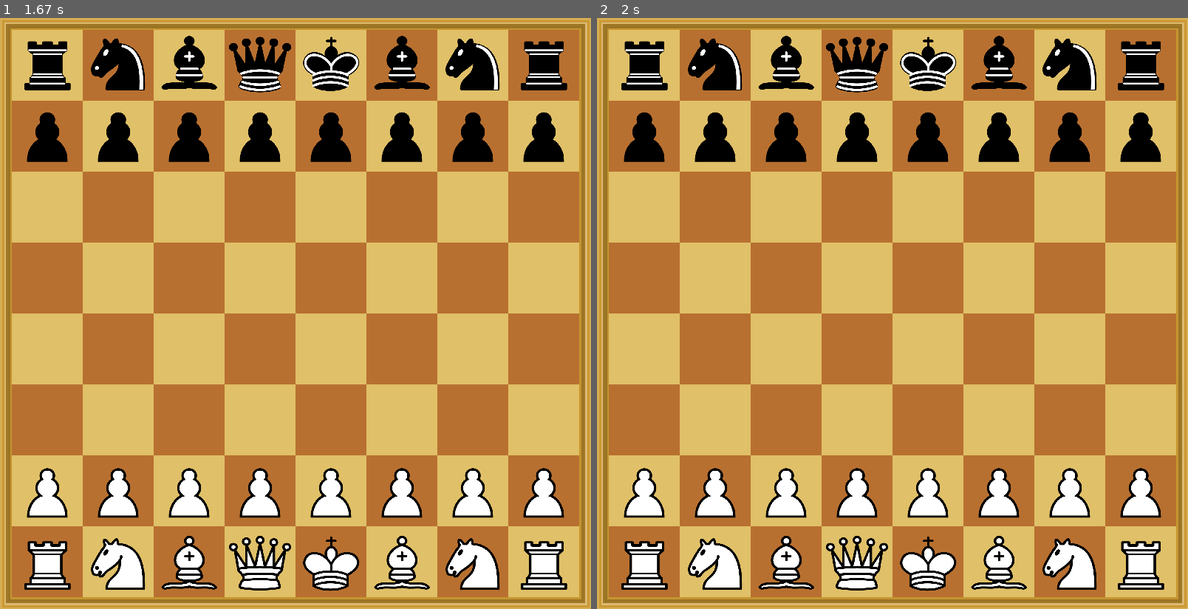
Above: before the commit, frames 1-2 (left to right).
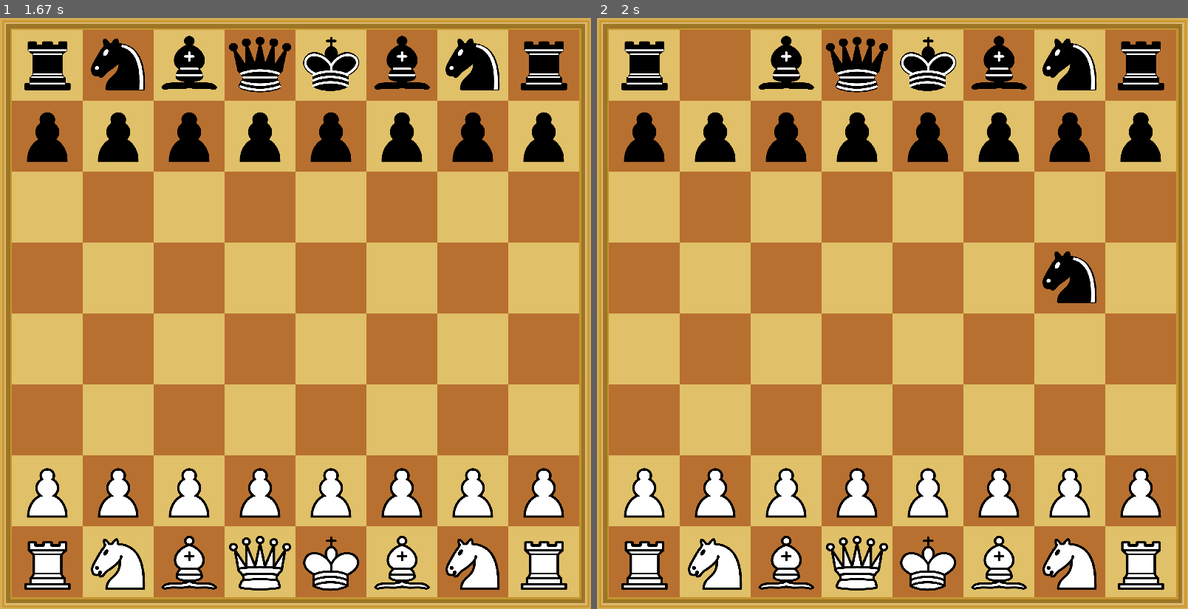
Above: after the commit, the same moments.

Repository: Asi4nn/Pygame-Chess
Game: pygame game, started from main.py
Two runs of this game, one before a commit and one after it. Both use one fixed random seed, a clock stepped at 60 frames per second and the inputs below.
Inputs (mouse positions are in pixels of both pictures, inside the frame that each line leads up to):
- Up to frame 1 (1.67 s): press the mouse at (295, 354) at 0.37 s; move the mouse to (224, 337) at 0.47 s; release the mouse at (153, 319) at 0.6 s; click (384, 106) at 0.72 s; click (141, 94) at 1.05 s; press the mouse at (141, 94) at 1.37 s; move the mouse to (330, 313) at 1.47 s; release the mouse at (520, 538) at 1.6 s
- Up to frame 2 (2 s): press the mouse at (738, 94) at 1.7 s; move the mouse to (892, 177) at 1.8 s; release the mouse at (1046, 260) at 1.93 s

Frame 1 is identical in both runs. In frame 2, 1.1% of the frame differs, in the area x 15-85%, y 3-49%.

Commit message:
found legal moves for pawns and bishops

Diff:
--- a/main.py
+++ b/main.py
@@ -2,7 +2,10 @@
 
 import pygame
 from pieces import Piece
+pygame.mixer.pre_init(22050, -16, 2, 1024)
 pygame.init()
+pygame.mixer.quit()
+pygame.mixer.init(22050, -16, 2, 1024)
 
 WIDTH = 800
 HEIGHT = 800
@@ -14,11 +17,19 @@
 board = pygame.image.load("Board.png")
 pieces = pygame.image.load("Pieces.png") # spritesheet of all pieces
 
-# square names matched to their cords
-squares = {}
+# sounds
+move = pygame.mixer.Sound("Move.wav")
+capture = pygame.mixer.Sound("Capture.wav")
+
+
+
+squares = {} # square names matched to their cords
+occupied = {}
 for i in range(1, 9):
     for j, file in enumerate(['a', 'b', 'c', 'd', 'e', 'f', 'g', 'h']):
         squares[file + str(i)] = (16 + 96*j, 800 - 16 - 96*i)
+        # rows 1, 2, 7, and 8 are occupied at the beginning
+        occupied[file + str(i)] = None
 
 
 def setup():
@@ -43,53 +54,55 @@
 
     # bishops
     piece_list.append(Piece("Bishop", "White", 'c1'))
+    occupied['c1'] = piece_list[-1]
     piece_list.append(Piece("Bishop", "White", 'f1'))
+    occupied['f1'] = piece_list[-1]
 
     piece_list.append(Piece("Bishop", "Black", 'c8'))
+    occupied['c8'] = piece_list[-1]
     piece_list.append(Piece("Bishop", "Black", 'f8'))
+    occupied['f8'] = piece_list[-1]
 
     # knights
     piece_list.append(Piece("Knight", "White", 'b1'))
+    occupied['b1'] = piece_list[-1]
     piece_list.append(Piece("Knight", "White", 'g1'))
+    occupied['g1'] = piece_list[-1]
 
     piece_list.append(Piece("Knight", "Black", 'b8'))
+    occupied['b8'] = piece_list[-1]
     piece_list.append(Piece("Knight", "Black", 'g8'))
+    occupied['g8'] = piece_list[-1]
 
     # rooks
     piece_list.append(Piece("Rook", "White", 'a1'))
+    occupied['a1'] = piece_list[-1]
     piece_list.append(Piece("Rook", "White", 'h1'))
+    occupied['h1'] = piece_list[-1]
 
     piece_list.append(Piece("Rook", "Black", 'a8'))
+    occupied['a8'] = piece_list[-1]
     piece_list.append(Piece("Rook", "Black", 'h8'))
+    occupied['h8'] = piece_list[-1]
 
     # queens and kings
     piece_list.append(Piece("Queen", "White", 'd1'))
+    occupied['d1'] = piece_list[-1]
     piece_list.append(Piece("Queen", "Black", 'd8'))
+    occupied['d8'] = piece_list[-1]
 
     piece_list.append(Piece("King", "White", 'e1'))
+    occupied['e1'] = piece_list[-1]
     piece_list.append(Piece("King", "Black", 'e8'))
+    occupied['e8'] = piece_list[-1]
 
     return piece_list
-
-
-def drawWindow(window, piece_list):
-    global board, pieces
-
-    # draw the board
-    board = pygame.transform.scale(board, (WIDTH, HEIGHT))
-    screen.blit(board, (0,0))
-
-    # draw pieces
-    for piece in piece_list:
-        piece.draw(screen)
-
-    pygame.display.update()
 
 
 def get_square(cords):
     '''
     Returns the square that is at the given cords
-    Note: clicking on the border returns None
+    Note: cords on the border returns None
     '''
     for cord in cords:
         if cord >= 784 or cord <= 16:
@@ -110,6 +123,20 @@
             break
 
     return col + row
+
+
+def drawWindow(window, piece_list):
+    global board, pieces
+
+    # draw the board
+    board = pygame.transform.scale(board, (WIDTH, HEIGHT))
+    screen.blit(board, (0,0))
+
+    # draw pieces
+    for piece in piece_list:
+        piece.draw(screen)
+
+    pygame.display.update()
 
 
 piece_list = setup()
@@ -138,10 +165,21 @@
                         piece.state = 'Lifted'
                         lifted_piece = piece
                         lifted_piece.cords = (pos[0] - 48, pos[1] - 48)
+                        print(lifted_piece.legal_moves(piece_list, occupied))
         elif event.type == pygame.MOUSEBUTTONUP:
-            if lifted_piece != None:
+            pos = pygame.mouse.get_pos()
+            sq = get_square(pos)
+            if lifted_piece != None and sq != None:
+                if sq != lifted_piece.position:
+                    move.play()
+                if occupied[sq] == None:
+                    occupied[lifted_piece.position] = None
+                    occupied[sq] = lifted_piece
+                    lifted_piece.position = sq
+                lifted_piece.state = 'Down'
+                lifted_piece = None
+            elif lifted_piece != None:
                 lifted_piece.state = 'Down'
                 lifted_piece = None
 
-
 pygame.quit()
--- a/pieces.py
+++ b/pieces.py
@@ -68,7 +68,7 @@
                 image = pygame.transform.scale(image, (96, 96)).convert_alpha()
                 self.image = image
         self.position = position
-        self.state = 'Down' # 'Down' or 'Lifted'
+        self.state = 'Down' # 'Down' 'Lifted' or 'Selected'
         self.cords = (0, 0)
 
 
@@ -79,9 +79,114 @@
             screen.blit(self.image, self.cords)
 
 
-    def move(self, dest):
-        pass
+    def legal_moves(self, piece_list, occupied):
+        '''
+        Returns a list of squares a piece can move to
+        '''
+        legal = []
+        if self.type == 'Pawn':
+            if self.colour == 'White':
+                if occupied[self.position[0] + str(int(self.position[1]) + 1)] == None:
+                    legal.append(self.position[0] + str(int(self.position[1]) + 1))
+                    # check if pawn is on starting square, if so it can move 2 squares forward
+                    if self.position[1] == '2' and occupied[self.position[0] + str(int(self.position[1]) + 2)] == None:
+                        legal.append(self.position[0] + str(int(self.position[1]) + 2))
 
+                # check squares diagonal and infront to see if you can move by capturing
+                dia1 = chr(ord(self.position[0]) - 1) + str(int(self.position[1]) + 1)
+                dia2 = chr(ord(self.position[0]) + 1) + str(int(self.position[1]) + 1)
+                if self.position[0] != 'a' and occupied[dia1] != None and occupied[dia1].colour != self.colour:
+                    legal.append(dia1)
+                if self.position[0] != 'h' and occupied[dia2] != None and occupied[dia2].colour != self.colour:
+                    legal.append(dia2)
 
-    def legal_moves(piece_list):
-        return
+            elif self.colour == 'Black':
+                if occupied[self.position[0] + str(int(self.position[1]) - 1)] == None:
+                    legal.append(self.position[0] + str(int(self.position[1]) - 1))
+                    # check if pawn is on starting square, if so it can move 2 squares forward
+                    if self.position[1] == '7' and occupied[self.position[0] + str(int(self.position[1]) - 2)] == None:
+                        legal.append(self.position[0] + str(int(self.position[1]) - 2))
+
+                # check squares diagonal and infront to see if you can move by capturing
+                dia1 = chr(ord(self.position[0]) - 1) + str(int(self.position[1]) - 1)
+                dia2 = chr(ord(self.position[0]) + 1) + str(int(self.position[1]) - 1)
+                if self.position[0] != 'a' and occupied[dia1] != None and occupied[dia1].colour != self.colour:
+                    legal.append(dia1)
+                if self.position[0] != 'h' and occupied[dia2] != None and occupied[dia2].colour != self.colour:
+                    legal.append(dia2)
+
+        elif self.type == 'Bishop':
+            diagonal = 1
+            paths = [True, True, True, True] # top left, top right, bottom right, bottom left
+            # checks all diagonals that are 'diagonal' units away from the position
+            if self.position[0] == 'a':
+                paths[0] = False
+                paths[3] = False
+            elif self.position[0] == 'h':
+                paths[1] = False
+                paths[2] = False
+
+            if self.position[1] == '1':
+                paths[2] = False
+                paths[3] = False
+            elif self.position[1] == '8':
+                paths[0] = False
+                paths[1] = False
+
+            while True in paths:
+                if paths[0]:
+                    sq = chr(ord(self.position[0]) - diagonal) + str(int(self.position[1]) + diagonal)
+                    if sq[0] == 'a' or sq[1] == '8':
+                        paths[0] = False
+                        if occupied[sq] == None:
+                            legal.append(sq)
+                    elif occupied[sq] == None:
+                        legal.append(sq)
+                    else:
+                        paths[0] = False
+                if paths[1]:
+                    sq = chr(ord(self.position[0]) + diagonal) + str(int(self.position[1]) + diagonal)
+                    if sq[0] == 'h' or sq[1] == '8':
+                        paths[1] = False
+                        if occupied[sq] == None:
+                            legal.append(sq)
+                    elif occupied[sq] == None:
+                        legal.append(sq)
+                    else:
+                        paths[1] = False
+                if paths[2]:
+                    sq = chr(ord(self.position[0]) + diagonal) + str(int(self.position[1]) - diagonal)
+                    if sq[0] == 'h' or sq[1] == '1':
+                        paths[2] = False
+                        if occupied[sq] == None:
+                            legal.append(sq)
+                    elif occupied[sq] == None:
+                        legal.append(sq)
+                    else:
+                        paths[2] = False
+                if paths[3]:
+                    sq = chr(ord(self.position[0]) - diagonal) + str(int(self.position[1]) - diagonal)
+                    if sq[0] == 'a' or sq[1] == '1':
+                        paths[3] = False
+                        if occupied[sq] == None:
+                            legal.append(sq)
+                    elif occupied[sq] == None:
+                        legal.append(sq)
+                    else:
+                        paths[3] = False
+
+                diagonal += 1
+
+        elif self.type == 'Knight':
+            pass
+
+        elif self.type == 'Rook':
+            pass
+
+        elif self.type == 'Queen':
+            pass
+
+        elif self.type == 'King':
+            pass
+
+        return legal
